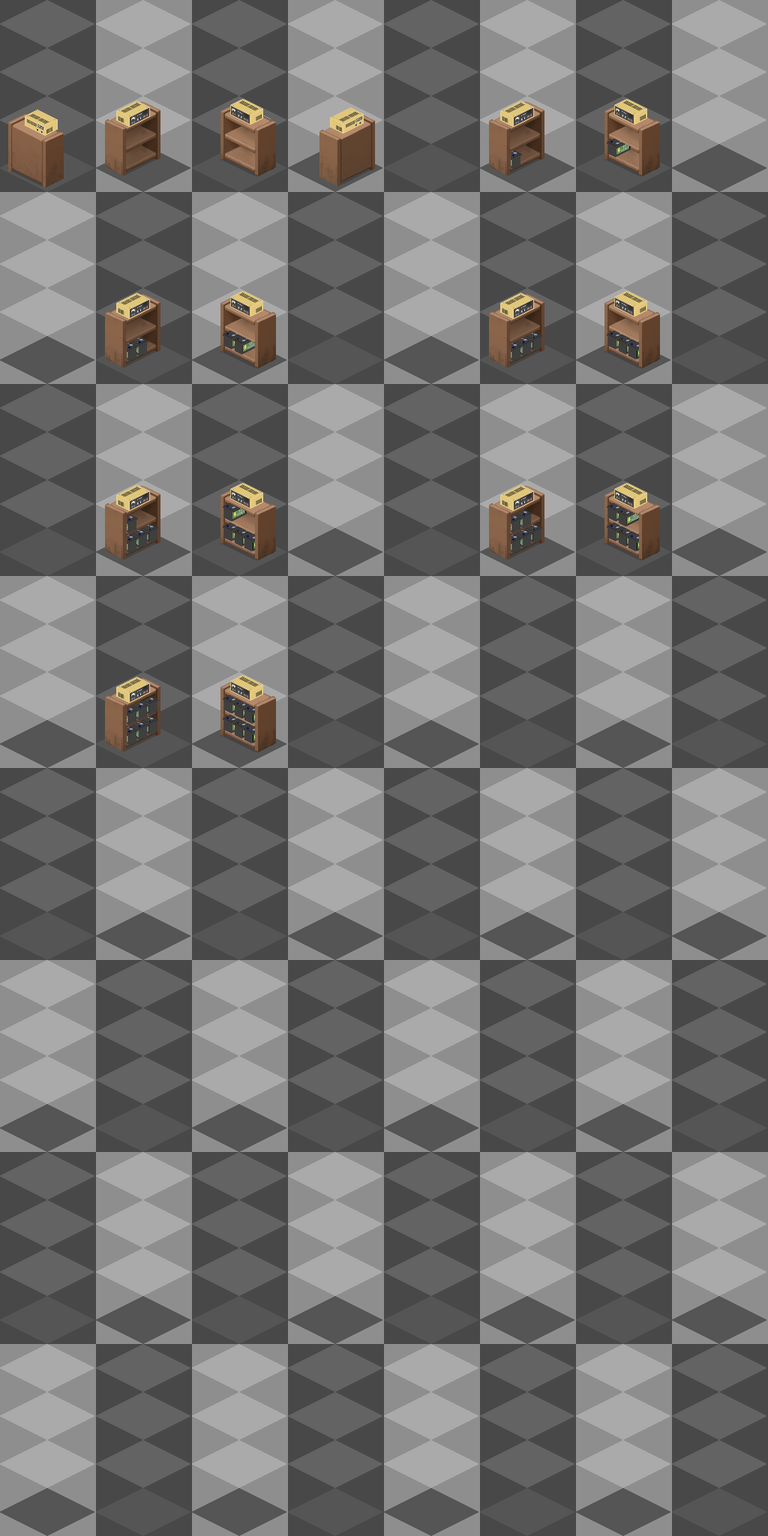
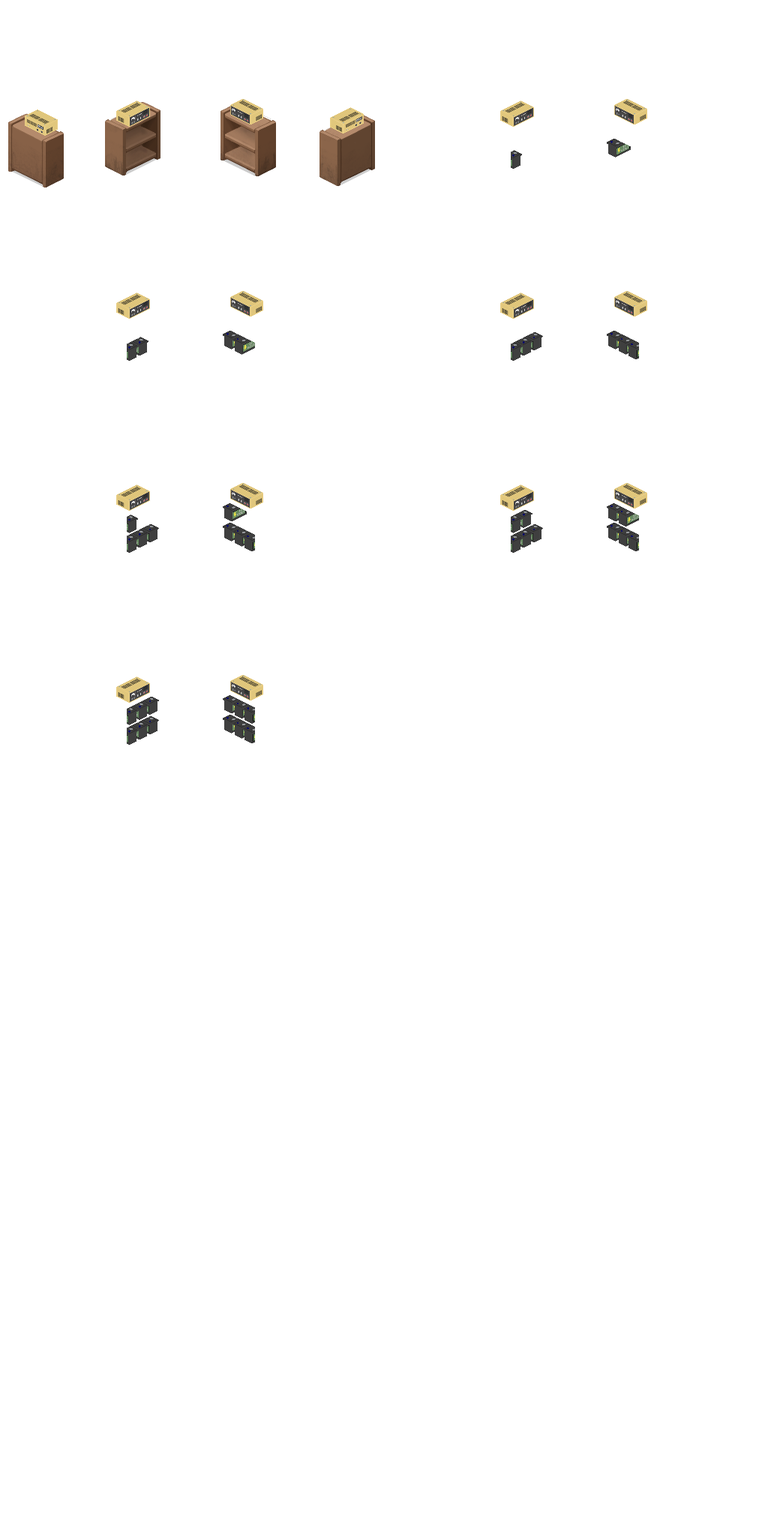
Layer changes from the first 768×1536 image to the second:
hid "furniture_shelving_01_19.png copy #5" over <box>220,293,276,369</box>
hid "furniture_shelving_01_19.png copy #4" over <box>220,485,276,561</box>
hid "furniture_shelving_01_19.png copy #3" over <box>220,677,276,753</box>
hid "furniture_shelving_01_19.png copy #2" over <box>604,485,660,561</box>
hid "furniture_shelving_01_19.png copy #1" over <box>604,293,660,369</box>
hid "furniture_shelving_01_19.png copy" over <box>604,101,660,177</box>
hid "Pasted Layer copy #6" over <box>104,676,161,753</box>
hid "Pasted Layer copy #5" over <box>104,484,161,561</box>
hid "Pasted Layer copy #4" over <box>104,292,161,369</box>
hid "Pasted Layer copy #2" over <box>488,484,545,561</box>
hid "Pasted Layer copy #1" over <box>488,292,545,369</box>
hid "Pasted Layer copy" over <box>488,100,545,177</box>
renamed "Pasted Layer #2" to "Guide", hid it over <box>0,0,768,1536</box>
